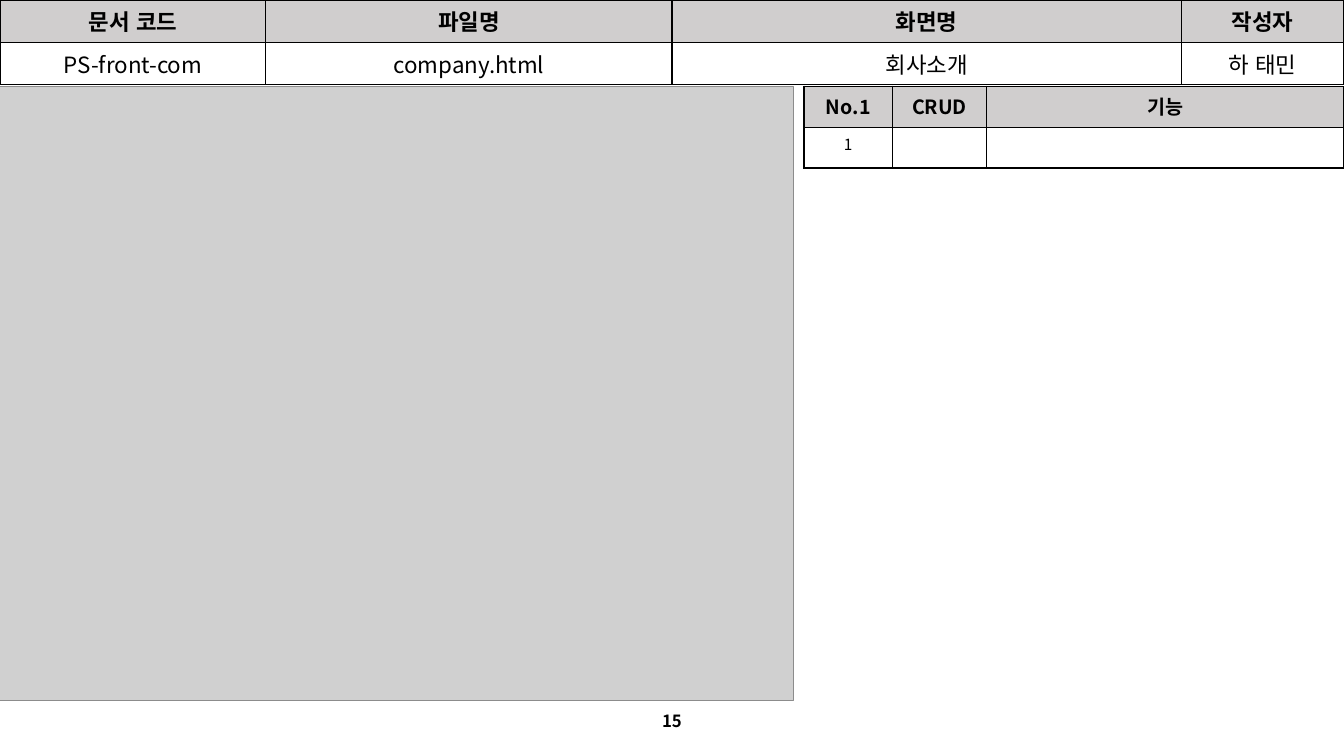
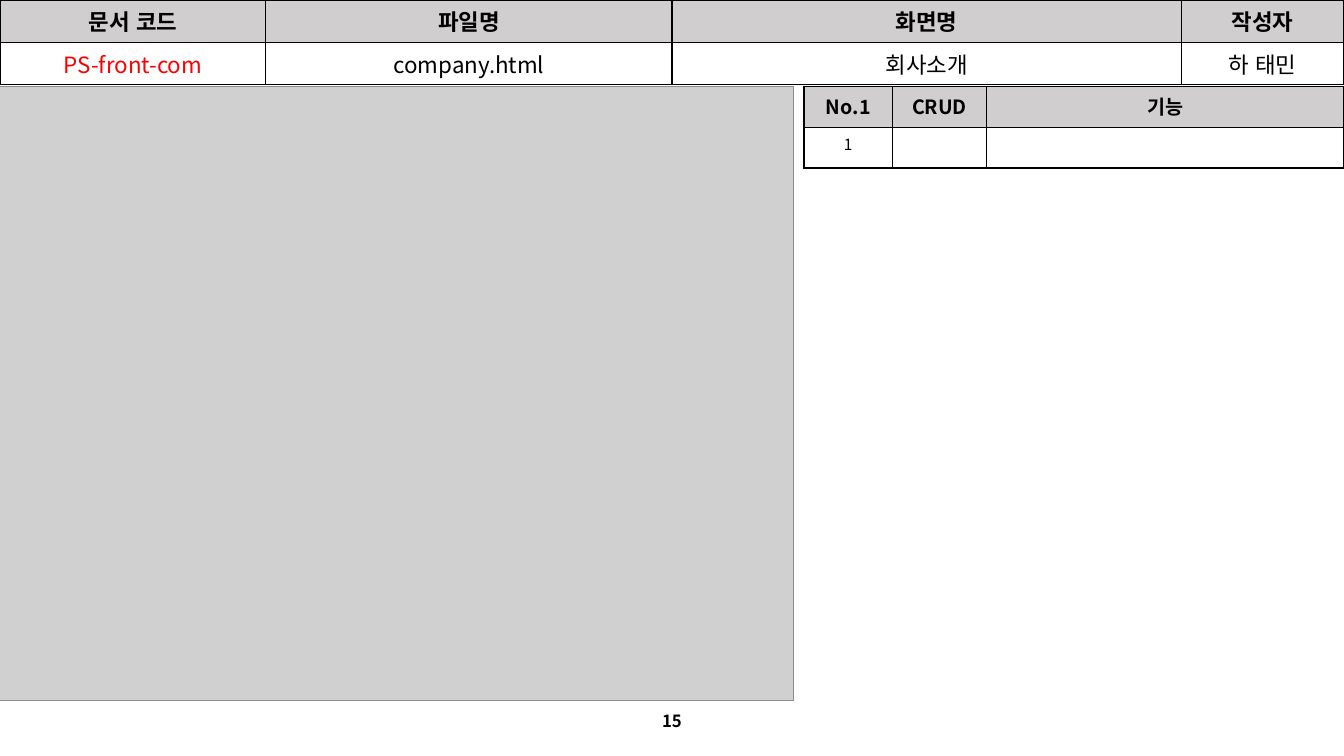
Before and after one commit to David-Ha-1217/Publisher_Portfolio, a slide deck: slide 15 of Documents/진행(변경)사항.pptx. Drawn at 1344x756 pixels with LibreOffice and Linux fonts; fonts in the diff are those of the drawing; grey boxes stand for pictures. Boxes give left, top, right and bottom in pixels: in the first picture for what was removed or moved away, otherwise in the second. Text is boxed around its words. In the diff, an @@ line names an element or a change of style, - is before the commit and + after.

```diff
--- a/Documents/진행(변경)사항.pptx
+++ b/Documents/진행(변경)사항.pptx
@@ table at (0, 0, 1344, 82) @@
@@ text colour #000000 to #FF0000 in "PS-front-com" @@
```
Also in this commit, not shown: 20 other slides changed, 19 other files.
